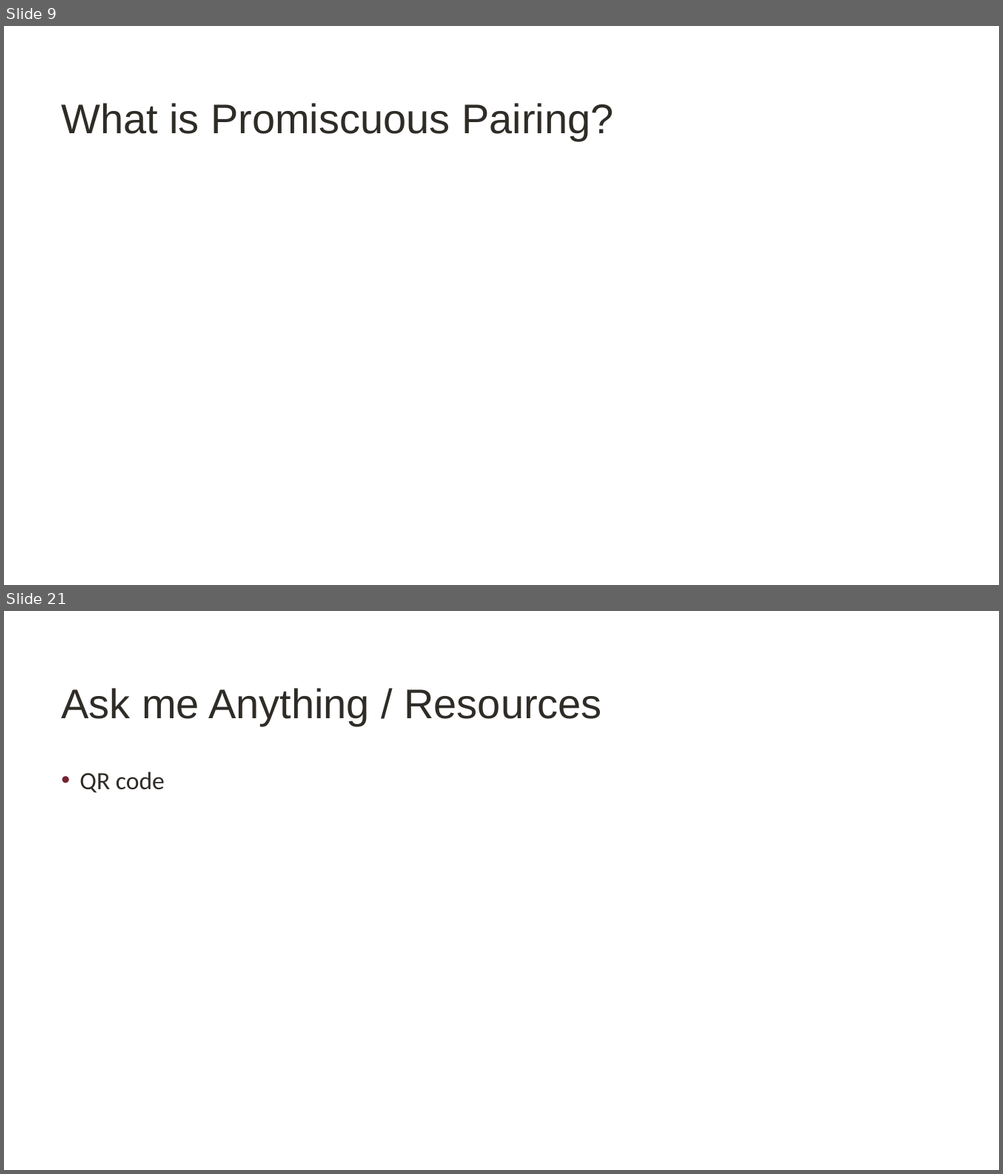
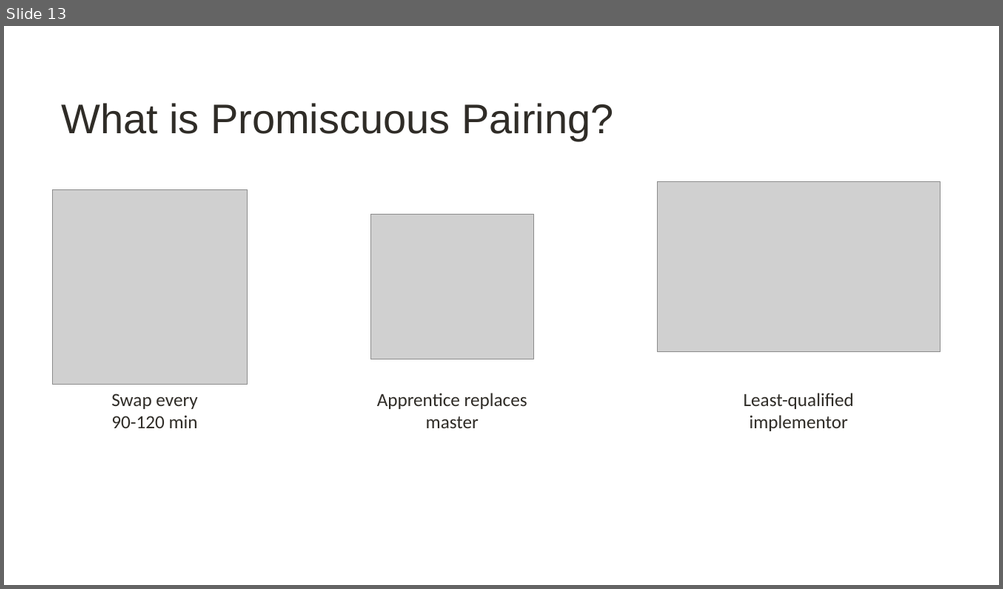
Before and after one commit to digdeeproots/talks, a slide deck: Decks/Craft2023-PromiscuousPairingBeginnerMind.pptx. Shown one above the other, each under a label of ours: slides 9 and 21 before the commit, slide 13 after it; the slides between them are not shown. The pictures are 1003x1174 and 1003x589 pixels, drawn with LibreOffice and Linux fonts; fonts in the diff are those of the drawing; grey boxes stand for pictures; background and template pictures are left out. Boxes give left, top, right and bottom in pixels: in the first picture for what was removed or moved away, otherwise in the second. Text is boxed around its words. In the diff, an @@ line names an element or a change of style, - is before the commit and + after.

Commit message:
(craft) Solid draft of everything, including resources page.

```diff
--- a/Decks/Craft2023-PromiscuousPairingBeginnerMind.pptx
+++ b/Decks/Craft2023-PromiscuousPairingBeginnerMind.pptx
@@ slide 21 removed at (4,611,999,1170), background #FFFFFF @@
@@ title removed at (61,688,601,726) @@
-Ask me Anything / Resources
@@ text removed at (79,772,165,793) @@
-• QR code
@@ what was slide 9 is now slide 13 @@
@@ slide 13 changed as well @@
@@ picture added at (53,190,247,384) @@
@@ picture added at (657,182,939,352) @@
@@ picture added at (370,215,534,360) @@
@@ text added at (111,394,198,429), 18 pt, text #2F2C27 @@
+Swap every
+90-120 min
@@ text added at (377,393,527,429), 18 pt, text #2F2C27 @@
+Apprentice replaces master
@@ text added at (743,393,854,432), 18 pt, text #2F2C27 @@
+Least-qualified
+implementor
```
Also in this commit, not shown: 2 other slides changed, 22 slides added, 12 other slides removed, 1 other file.
